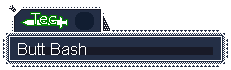
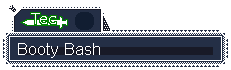
Before/after of a 231 x 70 layered artwork. What changed in the layer stack:
painted on "Text" over [left=29, top=43, right=100, bottom=58]
